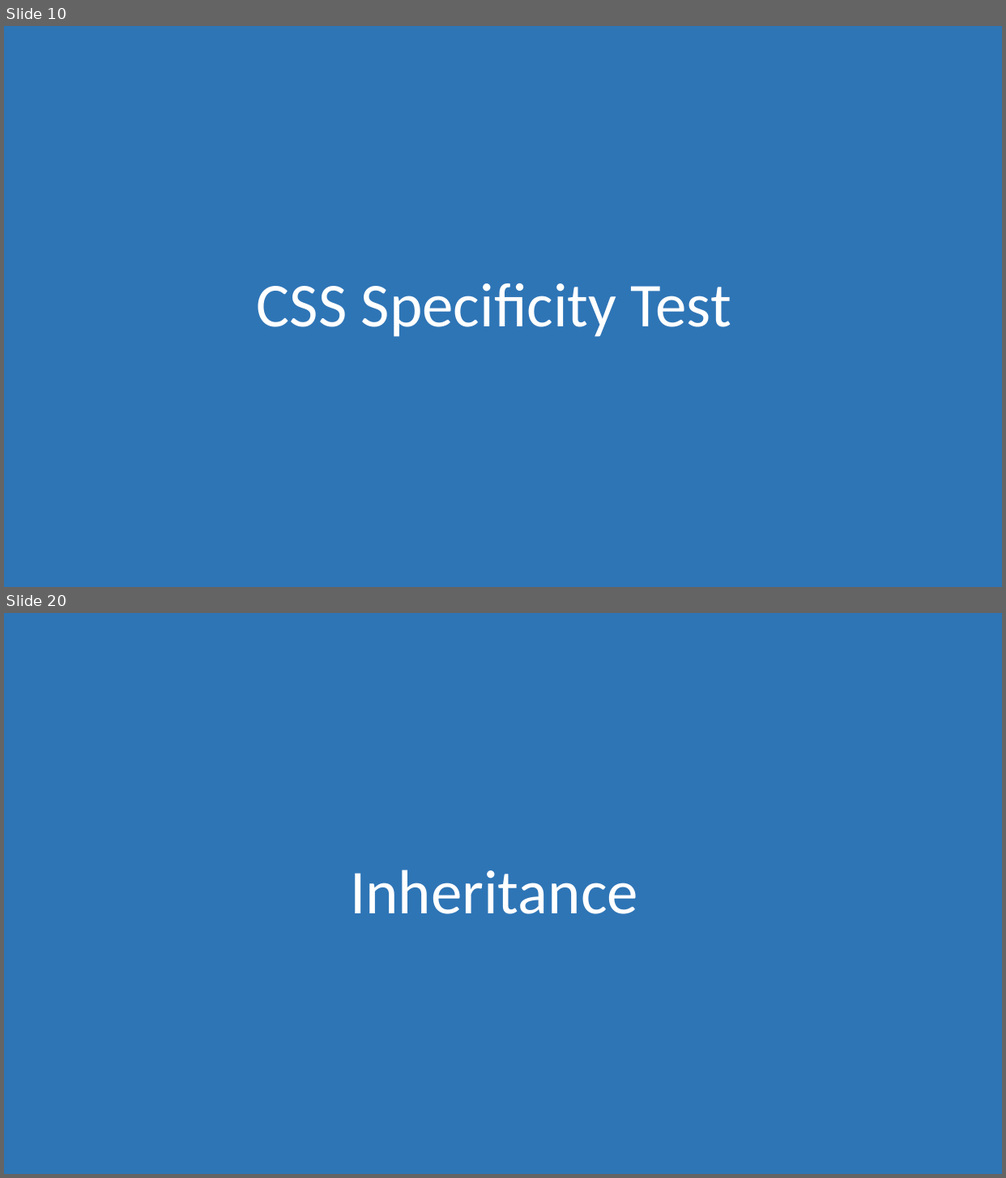
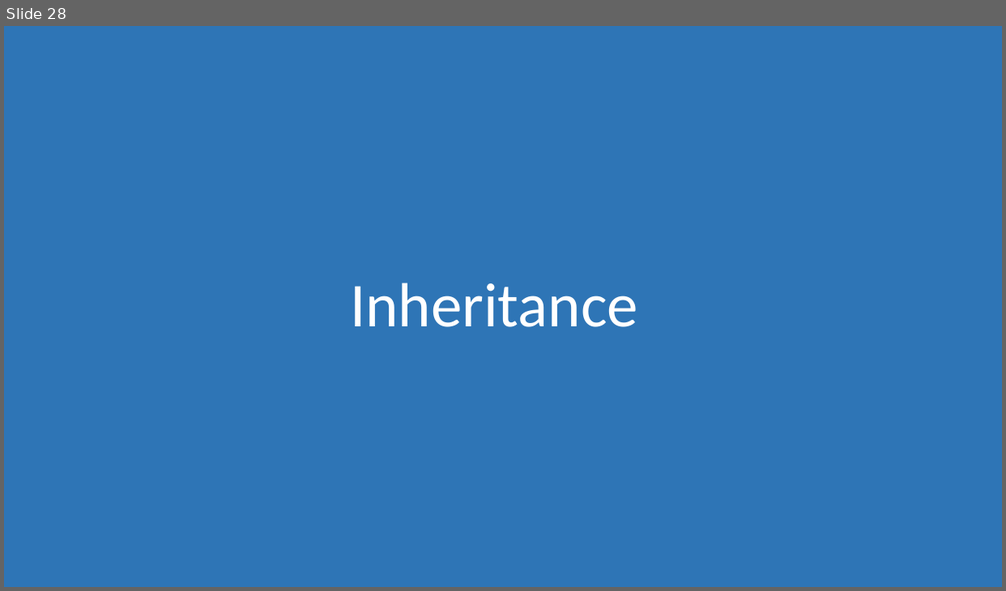
Before and after one commit to morkkis/PWD, a slide deck: presentations/chapter-1/Practical Web Dev.pptx. Shown one above the other, each under a label of ours: slides 10 and 20 before the commit, slide 28 after it; the slides between them are not shown. The pictures are 1006x1178 and 1006x591 pixels, drawn with LibreOffice and Linux fonts; fonts in the diff are those of the drawing. Boxes give left, top, right and bottom in pixels: in the first picture for what was removed or moved away, otherwise in the second. Text is boxed around its words. In the diff, an @@ line names an element or a change of style, - is before the commit and + after.

```diff
--- a/presentations/chapter-1/Practical Web Dev.pptx
+++ b/presentations/chapter-1/Practical Web Dev.pptx
@@ slide 10 removed at (4,26,1002,587), background #FFFFFF @@
@@ rectangle removed at (4,26,1002,587) @@
@@ title removed at (257,283,731,337) @@
-CSS Specificity Test
@@ what was slide 20 is now slide 28 @@
```
Also in this commit, not shown: 3 slides changed, 27 slides added, 16 other slides removed, 7 other files.
